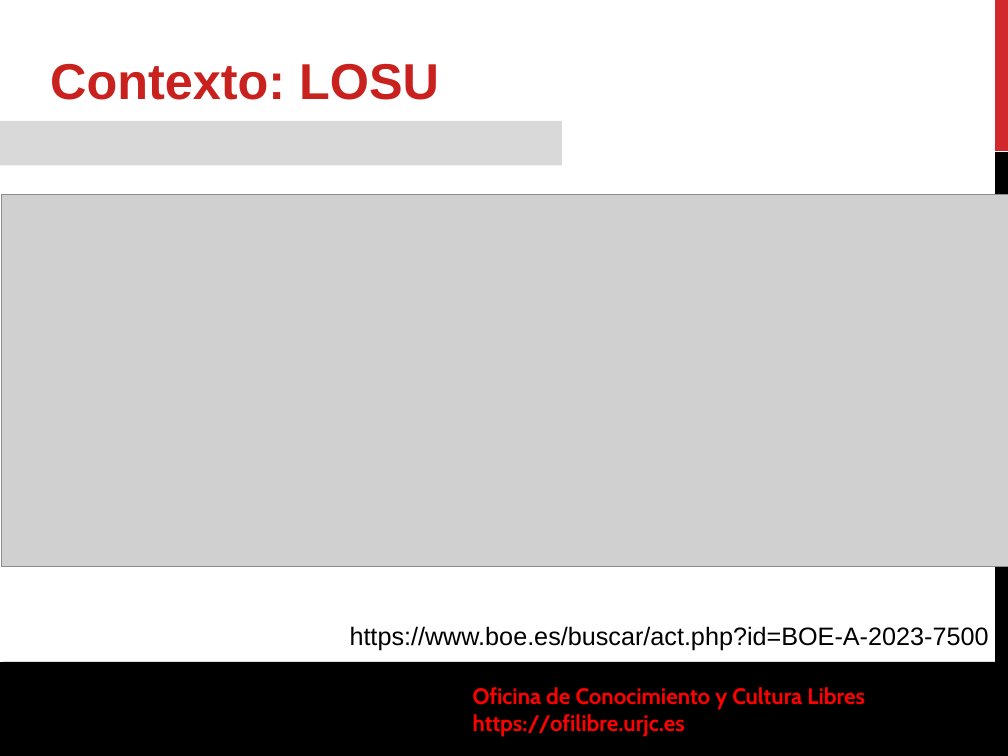
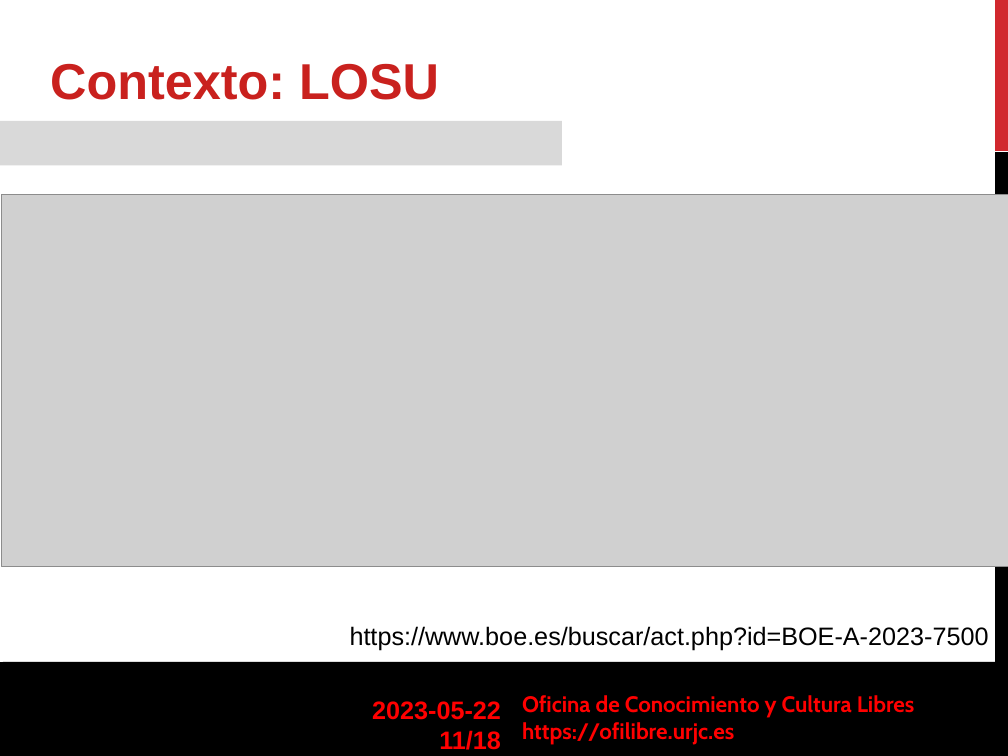
Before and after one commit to gabrielIzquierdo/OfiLibreGabri.github.io, a slide deck: slide 11 of static/transpas/ofilibre/Ofilibre-presentacion.odp. Drawn at 1008x756 pixels with LibreOffice and Linux fonts; fonts in the diff are those of the drawing; grey boxes stand for pictures; background and template pictures are left out. Boxes give left, top, right and bottom in pixels: in the first picture for what was removed or moved away, otherwise in the second. Text is boxed around its words. In the diff, an @@ line names an element or a change of style, - is before the commit and + after.

Commit message:
Actualizando la presentación de la OfiLibre

```diff
--- a/static/transpas/ofilibre/Ofilibre-presentacion.odp
+++ b/static/transpas/ofilibre/Ofilibre-presentacion.odp
@@ text "Oficina de Conocimiento y Cultura ...": place and size @@
-text "Oficina de Conocimiento y Cultura ..." at <box>473,687,865,737</box>
+text "Oficina de Conocimiento y Cultura ..." at <box>522,695,915,745</box>
@@ text added at <box>372,701,501,750</box>, 18 pt, text #FF0000, bold @@
+2023-05-22
+11/18
```
Also in this commit, not shown: 16 other slides changed, 1 other file.
